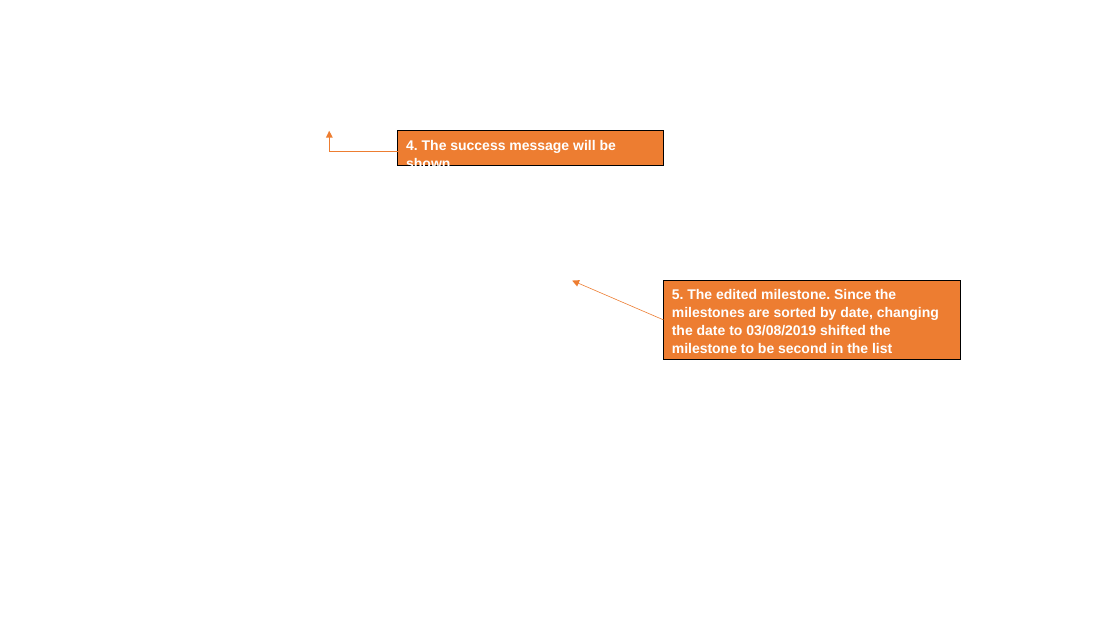
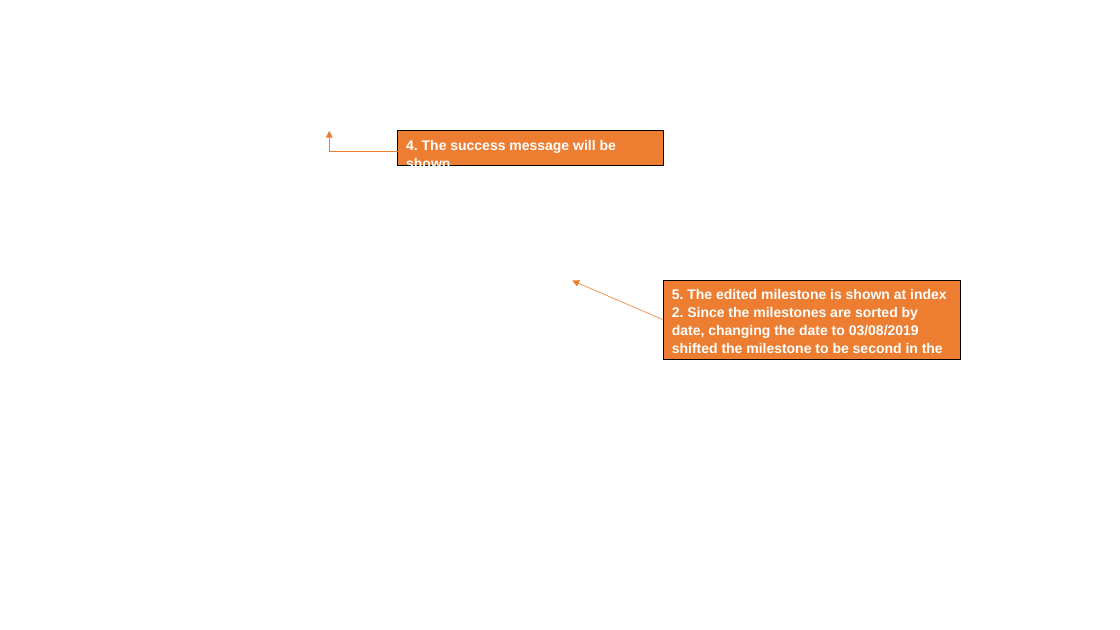
Before and after one commit to shunnizuka/main, a slide deck: slide 6 of docs/diagrams/Shune'sCommand.pptx. Drawn at 1120x630 pixels with LibreOffice and Linux fonts; fonts in the diff are those of the drawing; background and template pictures are left out. Boxes give left, top, right and bottom in pixels: in the first picture for what was removed or moved away, otherwise in the second. Text is boxed around its words. In the diff, an @@ line names an element or a change of style, - is before the commit and + after.

```diff
--- a/docs/diagrams/Shune'sCommand.pptx
+++ b/docs/diagrams/Shune'sCommand.pptx
@@ text in rectangle at [672, 289, 946, 353]: text changed @@
-5. The edited milestone. Since the milestones are sorted by date, changing the date to 03/08/2019 shifted the milestone to be second in the list
+5. The edited milestone is shown at index 2. Since the milestones are sorted by date, changing the date to 03/08/2019 shifted the milestone to be second in the list.
```
Also in this commit, not shown: 6 other slides changed, 1 slide added, 10 other files.
